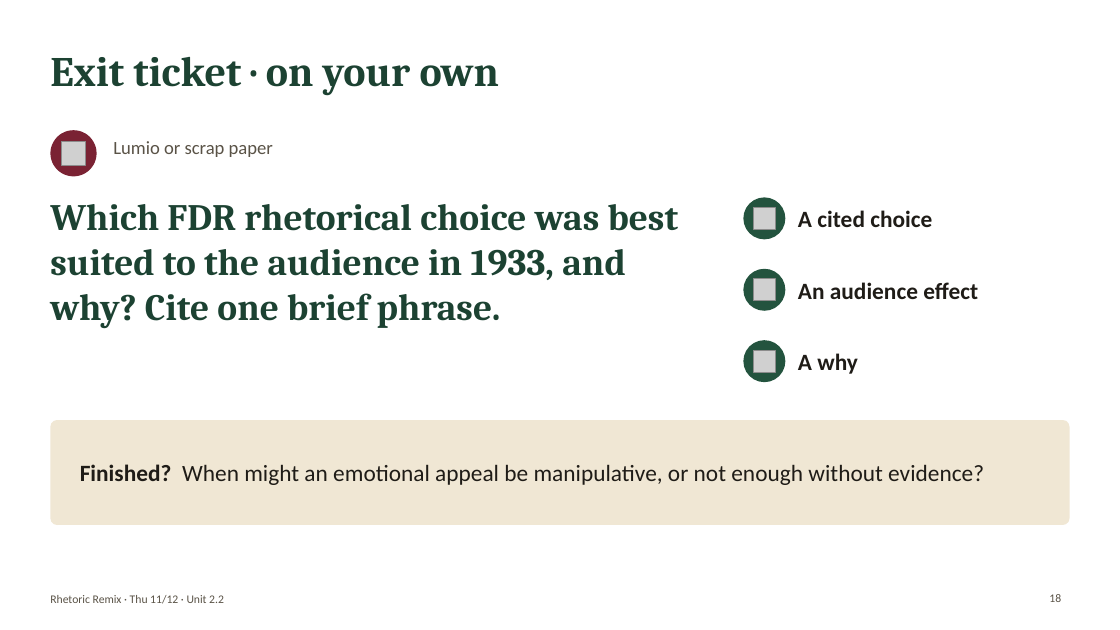
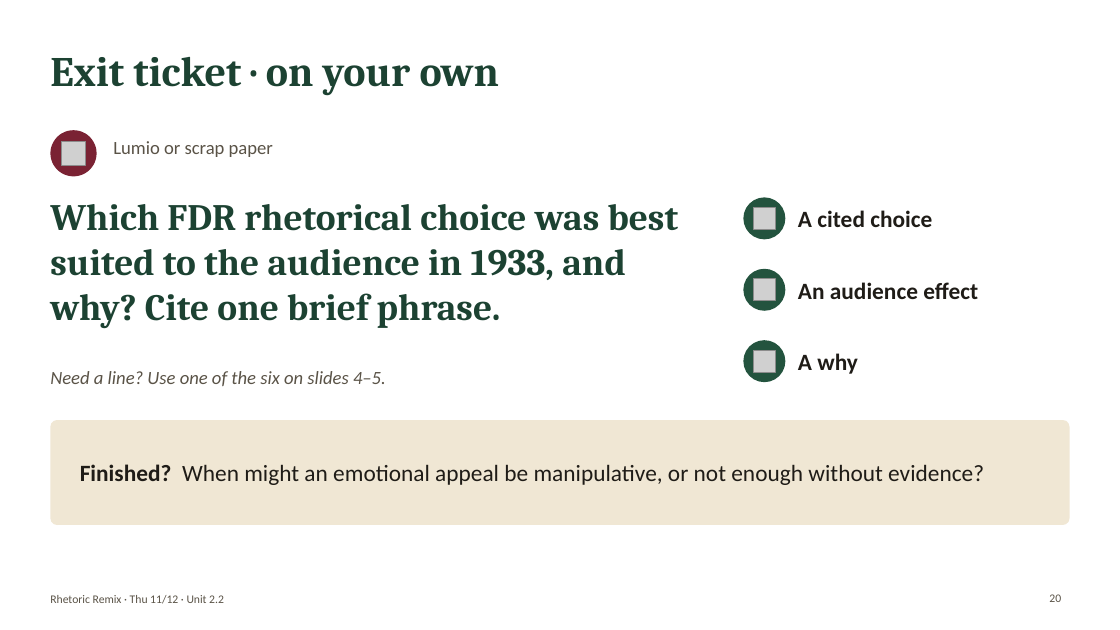
Before and after one commit to bookfairshit/Unit-2.2-Informational-Text, a slide deck: slide 20 of lumio/rhetoric-remix-nov-12.pptx (slide 18 before the commit). Drawn at 1120x630 pixels with LibreOffice and Linux fonts; fonts in the diff are those of the drawing; grey boxes stand for pictures. Boxes give left, top, right and bottom in pixels: in the first picture for what was removed or moved away, otherwise in the second. Text is boxed around its words. In the diff, an @@ line names an element or a change of style, - is before the commit and + after.

```diff
--- a/lumio/rhetoric-remix-nov-12.pptx
+++ b/lumio/rhetoric-remix-nov-12.pptx
@@ text added at (x1=50, y1=371, x2=386, y2=386), 16 pt, text #5A5347, italic @@
+Need a line? Use one of the six on slides 4–5.
@@ page number at (x1=1049, y1=594, x2=1061, y2=602): text changed @@
-18
+20
```
Also in this commit, not shown: 14 other slides changed, 7 slides added, 4 slides removed, 1 other file.
